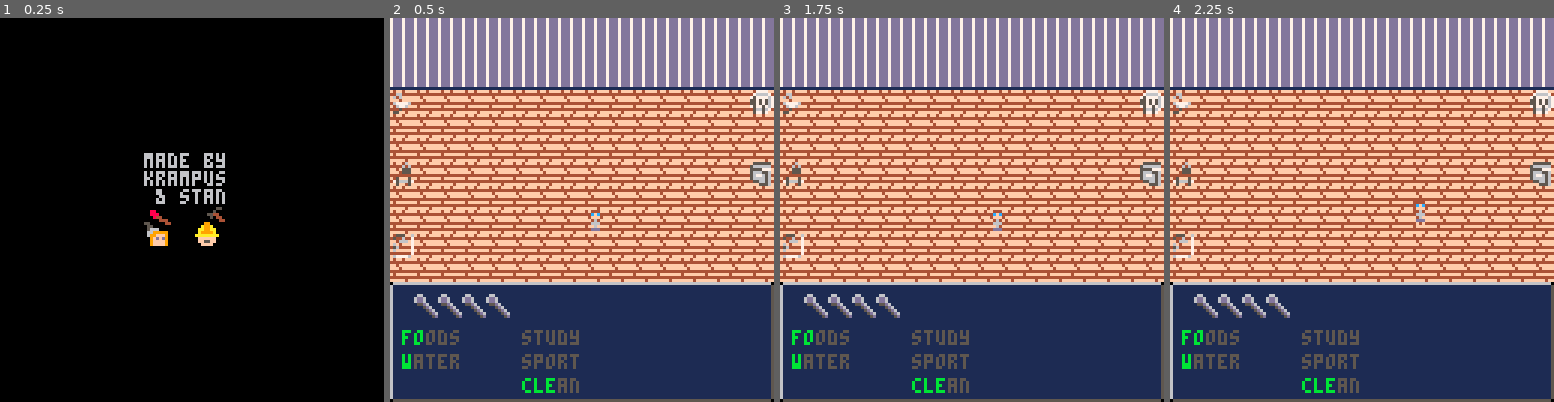
Above: before the commit, frames 1-4 (left to right).
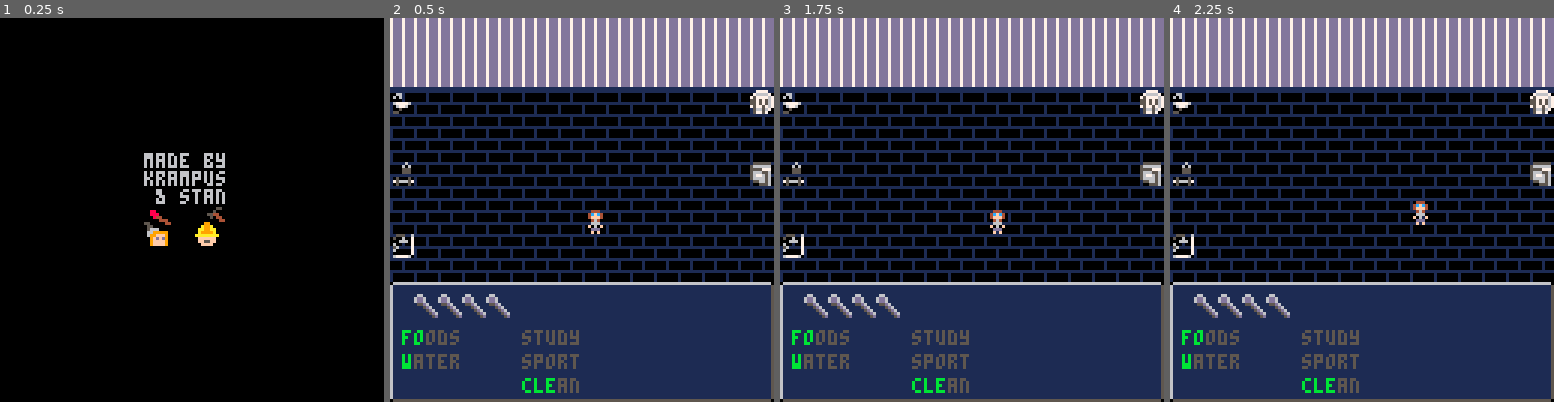
Above: after the commit, the same moments.

Repository: StanTheCarpenter/handle-with-care
Game: PICO-8 cartridge handlewithcare.p8
Same seed, same stepped clock (60 frames per second), same inputs: the game is played once before the commit and once after it.
Inputs:
- Up to frame 1 (0.25 s): no input
- Up to frame 2 (0.5 s): tap X (X key) at 0.33 s
- Up to frame 3 (1.75 s): tap X (X key) at 1.07 s; hold Right from 1.6 s (still down)
- Up to frame 4 (2.25 s): tap X (X key) at 1.85 s; release Right at 2.1 s; hold Up from 2.15 s (still down)

Frame 1 is identical in both runs. In frame 2, 49% of the frame differs, in the area x 0-100%, y 18-69%; in frame 3, 49%; in frame 4, 49%.

Commit message:
Update handlewithcare.p8
floor gfx change

Diff:
--- a/handlewithcare.p8
+++ b/handlewithcare.p8
@@ -214,14 +214,14 @@
 	return sqrt(dx*dx+dy*dy),atan2(dy,dx)
 end
 __gfx__
-0000000099999999ffffffffddddddddffddddddfd4444445444454477666677f4ff4fff7ddd7ddd7ddd7ddd0660000000044400066666666666666666666660
-000000005cccc2e2fffffeff54545444ed545444ed5454445454544476666667444444447ddd7ddd7ddd7ddd6dd60000004cfc40611111111111111111111115
-007007005cccb2e2ffffe7ef44544454fd544454fd5444544454445477666677ff4fffff7ddd7ddd7ddd7ddd6dd60000004fff40611111111111111111111115
-000770005ccb42e2fffffeff44444454fd444454fd44445444444454777ee888fff4ffff7ddd7ddd7ddd7ddd055d600000046400611111111111111111111115
-00077000533c42e2ffffffff44445454fd445454fd4454544444545477ee8888444444447ddd7ddd7ddd7ddd0005d60000066600611111111111111111111115
-007007005bb332e2efffffff45445454fd445454fd445454454454547ee88887f4ffffff7ddd7ddd7ddd7ddd00005d6000f060f0611111111111111111111115
-00000000533b32227efffffe45445454fd445454fd4454544544545478888887444444447ddd7ddd7ddd7ddd000005d6000ddd00611111111111111111111115
-0000000055555555efffffff45454444fd454444fd4544444545444478888887fffff4ff111111117ddd7ddd0000005d000f0f00611111111111111111111115
+0000000099999999ffffffffddddddddffddddddfd4444445444454477666677111111117ddd7ddd7ddd7ddd0660000000044400066666666666666666666660
+000000005cccc2e2fffffeff54545444ed545444ed5454445454544476666667000010007ddd7ddd7ddd7ddd6dd60000004cfc40611111111111111111111115
+007007005cccb2e2ffffe7ef44544454fd544454fd5444544454445477666677000010007ddd7ddd7ddd7ddd6dd60000004fff40611111111111111111111115
+000770005ccb42e2fffffeff44444454fd444454fd44445444444454777ee888000010007ddd7ddd7ddd7ddd055d600000046400611111111111111111111115
+00077000533c42e2ffffffff44445454fd445454fd4454544444545477ee8888111111117ddd7ddd7ddd7ddd0005d60000066600611111111111111111111115
+007007005bb332e2efffffff45445454fd445454fd445454454454547ee88887100000007ddd7ddd7ddd7ddd00005d6000f060f0611111111111111111111115
+00000000533b32227efffffe45445454fd445454fd4454544544545478888887100000007ddd7ddd7ddd7ddd000005d6000ddd00611111111111111111111115
+0000000055555555efffffff45454444fd454444fd454444454544447888888710000000111111117ddd7ddd0000005d000f0f00611111111111111111111115
 00000000000000000000600000000000055500600077770005555550000555505555555500400400000000000000000000000000611111111111111111111115
 05555555066000000006060000000000500600700766667056666660005677755667666500444400000000000000000000000000611111111111111111111115
 05775775606000000005550000000000006660707577776755557770005666655555555500414140000000000000000000000000611111111111111111111115
